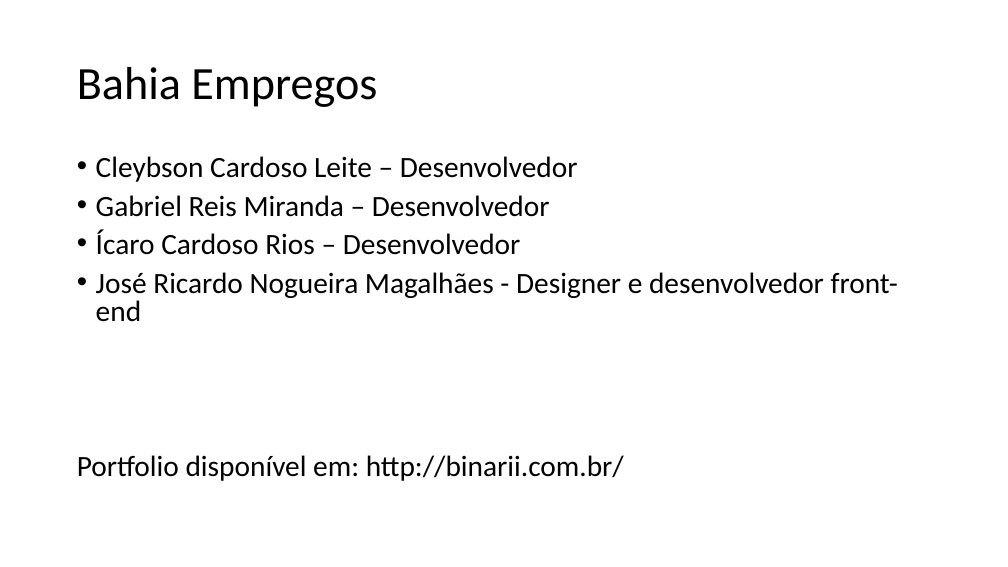
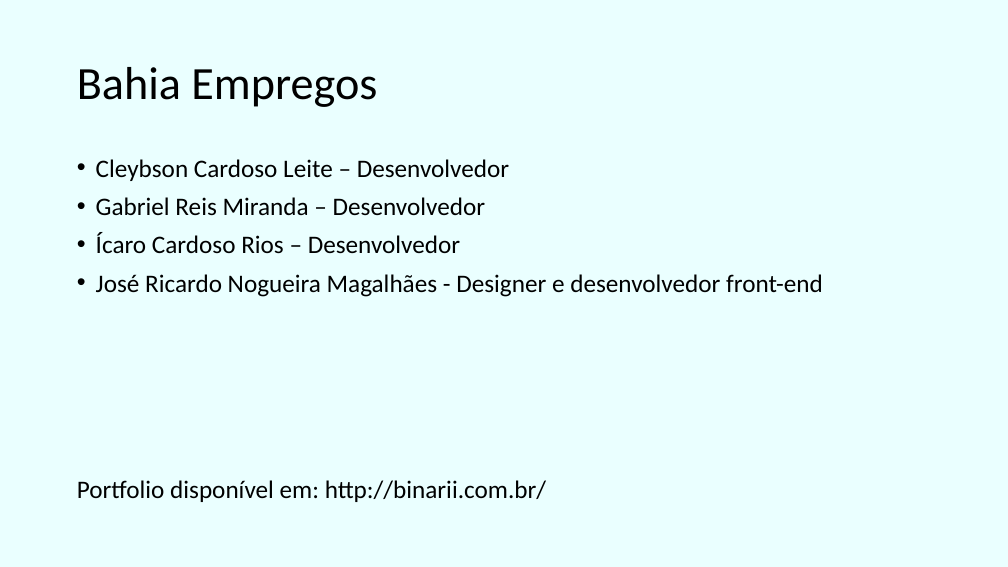
Before and after one commit to IcaroRios/CPBA2017HackatonDesafiosBahia, a slide deck: slide 2 of materiais/Apresentação1.pptx. Drawn at 1008x567 pixels with LibreOffice and Linux fonts; fonts in the diff are those of the drawing. Boxes give left, top, right and bottom in pixels: in the first picture for what was removed or moved away, otherwise in the second. Text is boxed around its words. In the diff, an @@ line names an element or a change of style, - is before the commit and + after.

```diff
--- a/materiais/Apresentação1.pptx
+++ b/materiais/Apresentação1.pptx
@@ background #FFFFFF to #EAFFFF @@
@@ text "Cleybson Cardoso Leite – Desenvolvedor" at [77, 159, 823, 502]: size 28 to 24 pt; line spacing 0.8 to 26.4pt; line spacing 0.8 to 0.9 @@
```
Also in this commit, not shown: 2 other slides changed, 1 slide added, 2 slides removed, 1 other file.
